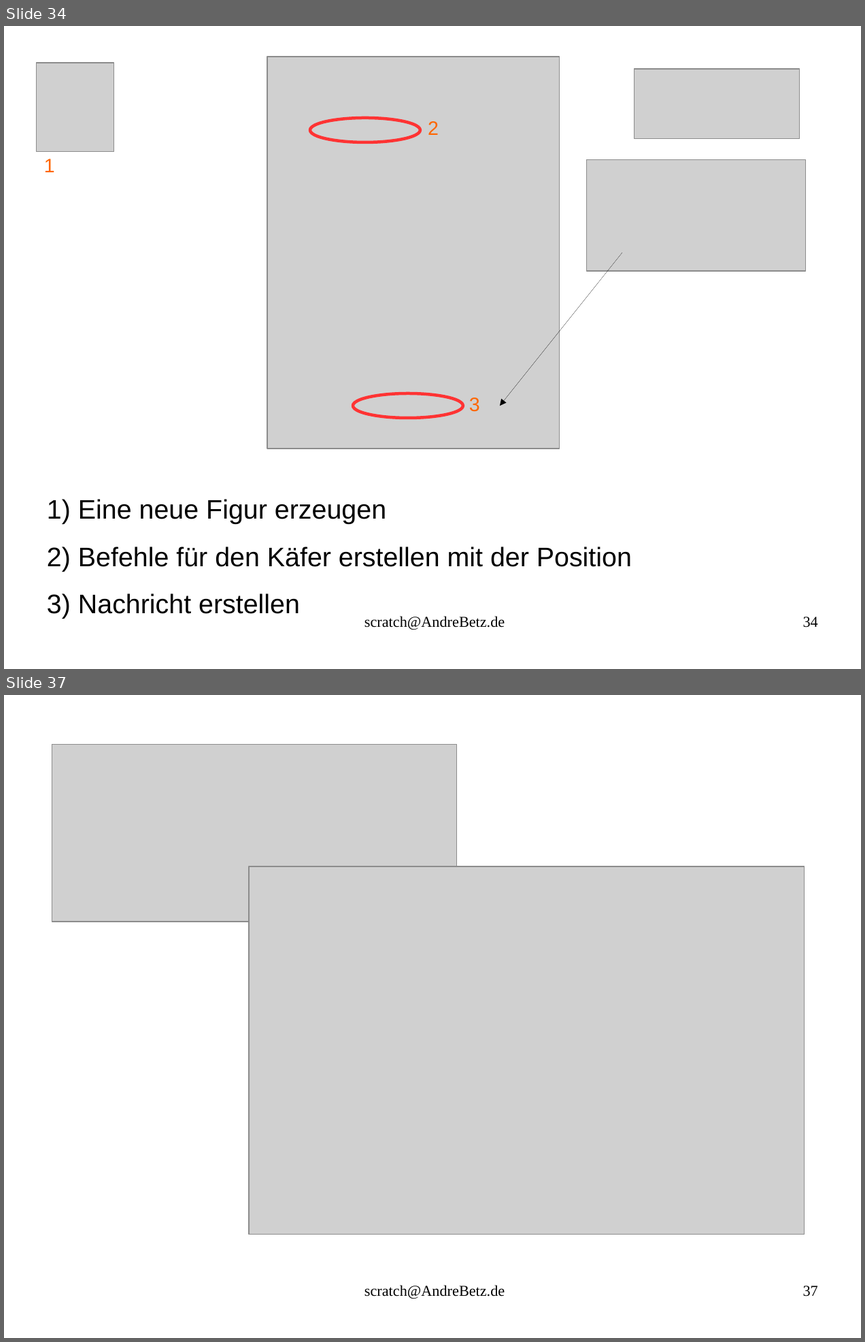
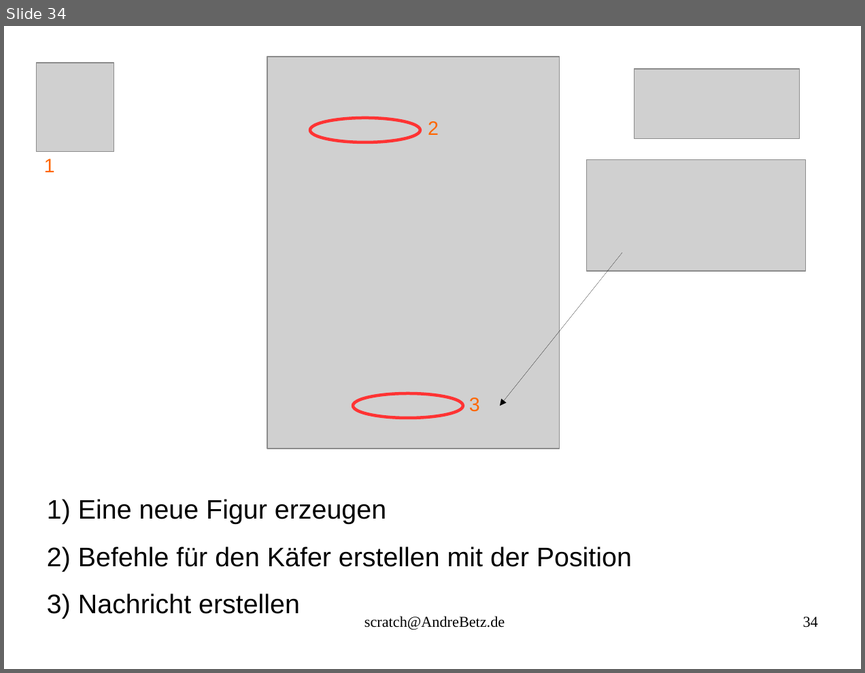
Before and after one commit to sky4walk/documents, a slide deck: ProgrammierkursScratchSpiel.odp. Shown one above the other, each under a label of ours: slides 34 and 37 before the commit, slide 34 after it; the slides between them are not shown. The pictures are 865x1342 and 865x673 pixels, drawn with LibreOffice and Linux fonts; fonts in the diff are those of the drawing; grey boxes stand for pictures. Boxes give left, top, right and bottom in pixels: in the first picture for what was removed or moved away, otherwise in the second. Text is boxed around its words. In the diff, an @@ line names an element or a change of style, - is before the commit and + after.

```diff
--- a/ProgrammierkursScratchSpiel.odp
+++ b/ProgrammierkursScratchSpiel.odp
@@ slide 37 removed at [4, 695, 861, 1338], background #FFFFFF @@
@@ picture removed at [52, 744, 458, 921] @@
@@ picture removed at [249, 866, 805, 1234] @@
@@ text removed at [364, 1285, 504, 1299] @@
-scratch@AndreBetz.de
@@ page number removed at [803, 1285, 818, 1296] @@
-37
```
Also in this commit, not shown: 1 slide changed, 3 slides added, 3 other slides removed, 1 other file.
